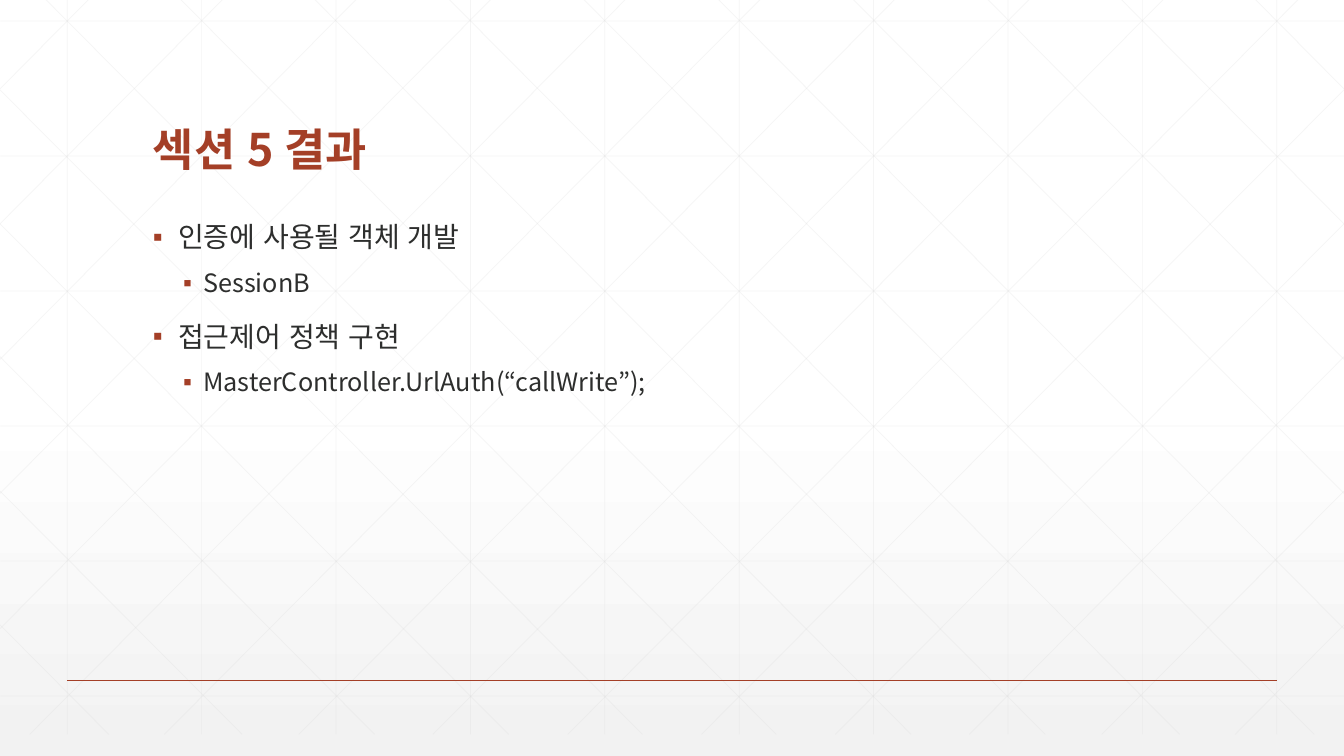
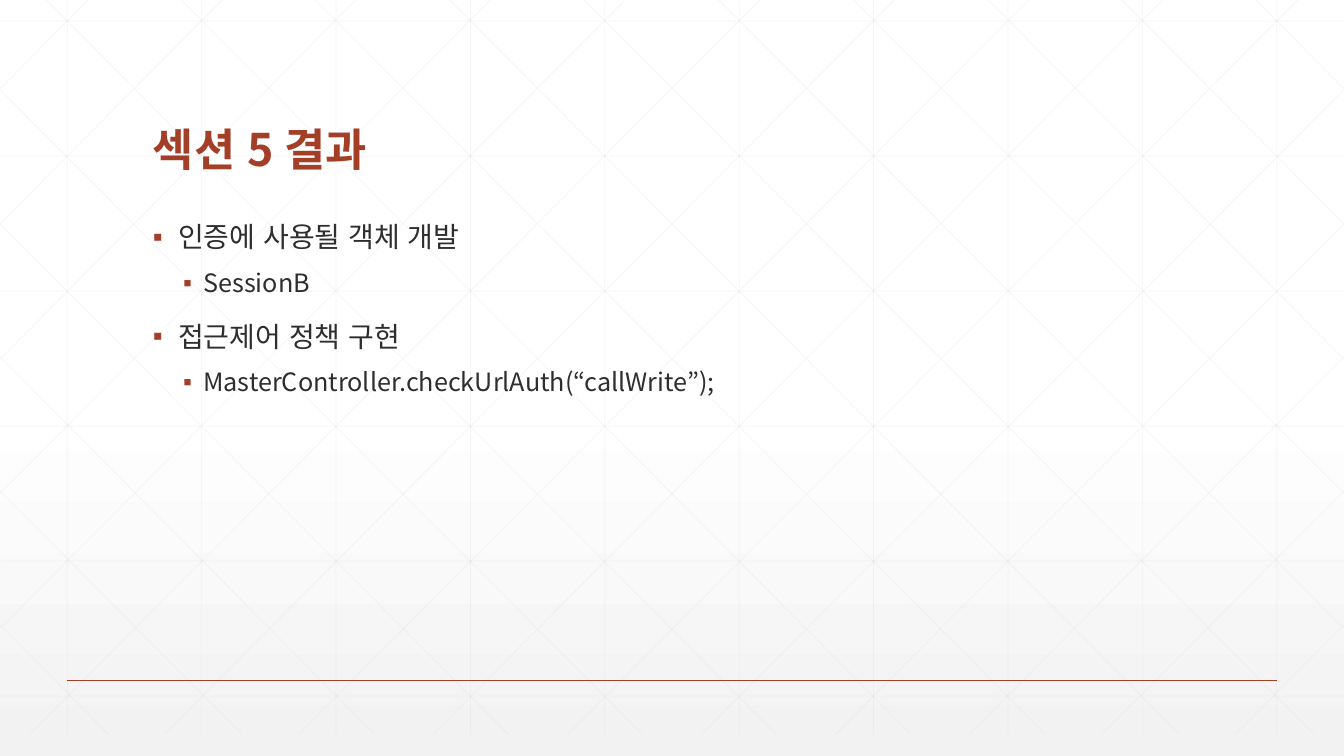
Before and after one commit to zeroshift01/code5, a slide deck: slide 7 of inflearn05/doc/5.인증과 접근제어 기능을 구현합니다..pptx. Drawn at 1344x756 pixels with LibreOffice and Linux fonts; fonts in the diff are those of the drawing. Boxes give left, top, right and bottom in pixels: in the first picture for what was removed or moved away, otherwise in the second. Text is boxed around its words. In the diff, an @@ line names an element or a change of style, - is before the commit and + after.

Commit message:
섹션 5 교제 완성

```diff
--- a/inflearn05/doc/5.인증과 접근제어 기능을 구현합니다..pptx
+++ b/inflearn05/doc/5.인증과 접근제어 기능을 구현합니다..pptx
@@ text at (203, 370, 714, 396): text changed @@
-  ▪ MasterController.UrlAuth(“callWrite”);
+  ▪ MasterController.checkUrlAuth(“callWrite”);
```
Also in this commit, not shown: 2 other slides changed, 3 other files.
